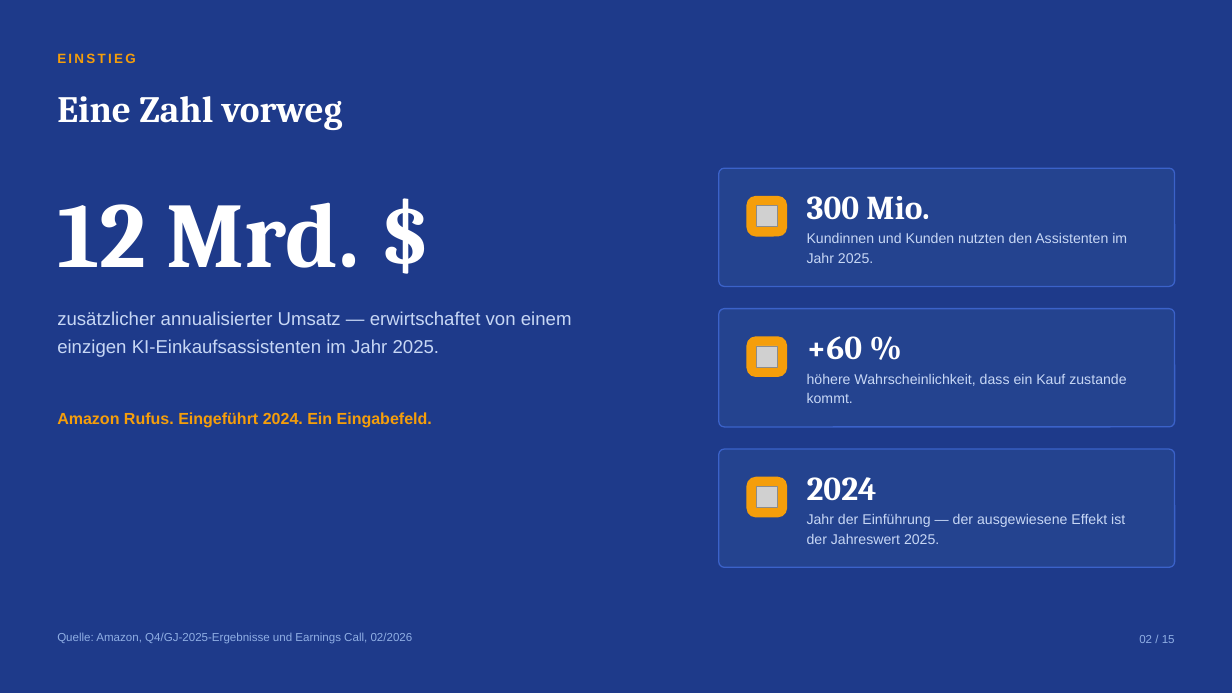
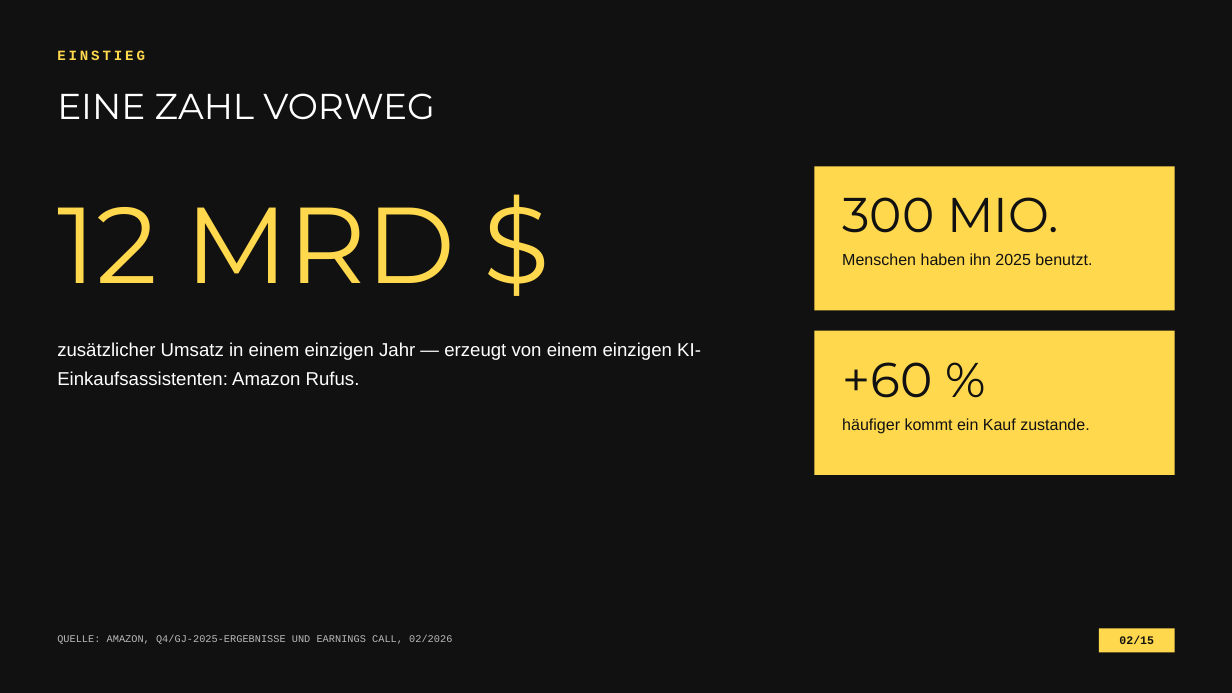
Before and after one commit to Akheyo/Youman-automation, a slide deck: slide 2 of praesentationen/ki-e-commerce/KI-und-E-Commerce.pptx. Drawn at 1232x693 pixels with LibreOffice and Linux fonts; fonts in the diff are those of the drawing; grey boxes stand for pictures. Boxes give left, top, right and bottom in pixels: in the first picture for what was removed or moved away, otherwise in the second. Text is boxed around its words. In the diff, an @@ line names an element or a change of style, - is before the commit and + after.

```diff
--- a/praesentationen/ki-e-commerce/KI-und-E-Commerce.pptx
+++ b/praesentationen/ki-e-commerce/KI-und-E-Commerce.pptx
@@ background #1E3A8A to #111111 @@
@@ text "EINSTIEG" at (x1=57, y1=50, x2=145, y2=60): size 10.5 to 11 pt, font Arial to Courier New, text colour #F59E0B to #FFD84D, letter spacing 1.8 to 2.2 pt @@
@@ text at (x1=57, y1=93, x2=434, y2=120): text changed; size 29 to 28 pt; font Cambria to Montserrat; bold off @@
-Eine Zahl vorweg
+EINE ZAHL VORWEG
@@ rounded rectangle removed at (x1=719, y1=168, x2=1175, y2=287) @@
@@ rectangle added at (x1=815, y1=166, x2=1176, y2=311), fill #FFD84D @@
@@ text at (x1=57, y1=207, x2=456, y2=283): text changed; size 72 to 84 pt; font Cambria to Montserrat; text colour #FFFFFF to #FFD84D; bold off @@
-12 Mrd. $
+12 MRD $
@@ rounded rectangle removed at (x1=747, y1=196, x2=787, y2=237) @@
@@ picture removed at (x1=756, y1=206, x2=777, y2=227) @@
@@ text at (x1=842, y1=197, x2=1059, y2=233): text changed; size 26 to 38 pt; font Cambria to Montserrat; text colour #FFFFFF to #111111; bold off @@
-300 Mio.
+300 MIO.
@@ text removed at (x1=807, y1=233, x2=1127, y2=263) @@
-Kundinnen und Kunden nutzten den Assistenten im Jahr 2025.
@@ text added at (x1=842, y1=253, x2=1092, y2=265), 12.5 pt, text #111111 @@
+Menschen haben ihn 2025 benutzt.
@@ rounded rectangle removed at (x1=719, y1=309, x2=1175, y2=427) @@
@@ text at (x1=57, y1=342, x2=701, y2=385): text changed; text colour #C7D7F5 to #FFFFFF @@
-zusätzlicher annualisierter Umsatz — erwirtschaftet von einem einzigen KI-Einkaufsassistenten im Jahr 2025.
+zusätzlicher Umsatz in einem einzigen Jahr — erzeugt von einem einzigen KI-Einkaufsassistenten: Amazon Rufus.
@@ rounded rectangle removed at (x1=747, y1=336, x2=787, y2=377) @@
@@ picture removed at (x1=756, y1=347, x2=777, y2=368) @@
@@ rectangle added at (x1=815, y1=331, x2=1176, y2=475), fill #FFD84D @@
@@ text "+60 %" moved from (x1=807, y1=336, x2=863, y2=360) to (x1=842, y1=362, x2=932, y2=398) @@
@@ text "+60 %" at (x1=842, y1=362, x2=932, y2=398): size 26 to 38 pt, font Cambria to Montserrat, text colour #FFFFFF to #111111, bold off @@
@@ text removed at (x1=57, y1=412, x2=432, y2=428) @@
-Amazon Rufus. Eingeführt 2024. Ein Eingabefeld.
@@ text at (x1=842, y1=418, x2=1089, y2=434): text changed; size 11 to 12.5 pt; text colour #C7D7F5 to #111111 @@
-höhere Wahrscheinlichkeit, dass ein Kauf zustande kommt.
+häufiger kommt ein Kauf zustande.
@@ rounded rectangle removed at (x1=719, y1=449, x2=1175, y2=567) @@
@@ rounded rectangle removed at (x1=747, y1=477, x2=787, y2=518) @@
@@ text removed at (x1=807, y1=477, x2=877, y2=501) @@
-2024
@@ picture removed at (x1=756, y1=486, x2=777, y2=507) @@
@@ text removed at (x1=807, y1=514, x2=1125, y2=544) @@
-Jahr der Einführung — der ausgewiesene Effekt ist der Jahreswert 2025.
@@ rectangle added at (x1=1099, y1=628, x2=1175, y2=653), fill #FFD84D @@
@@ text at (x1=57, y1=635, x2=452, y2=644): text changed; size 9 to 8 pt; font Arial to Courier New; text colour #8FAEE4 to #B9B9B9 @@
-Quelle: Amazon, Q4/GJ-2025-Ergebnisse und Earnings Call, 02/2026
+QUELLE: AMAZON, Q4/GJ-2025-ERGEBNISSE UND EARNINGS CALL, 02/2026
@@ text at (x1=1119, y1=636, x2=1154, y2=644): text changed; font Arial to Courier New; text colour #8FAEE4 to #111111; bold on @@
-02 / 15
+02/15
```
Also in this commit, not shown: 14 other slides changed, 5 other files.
